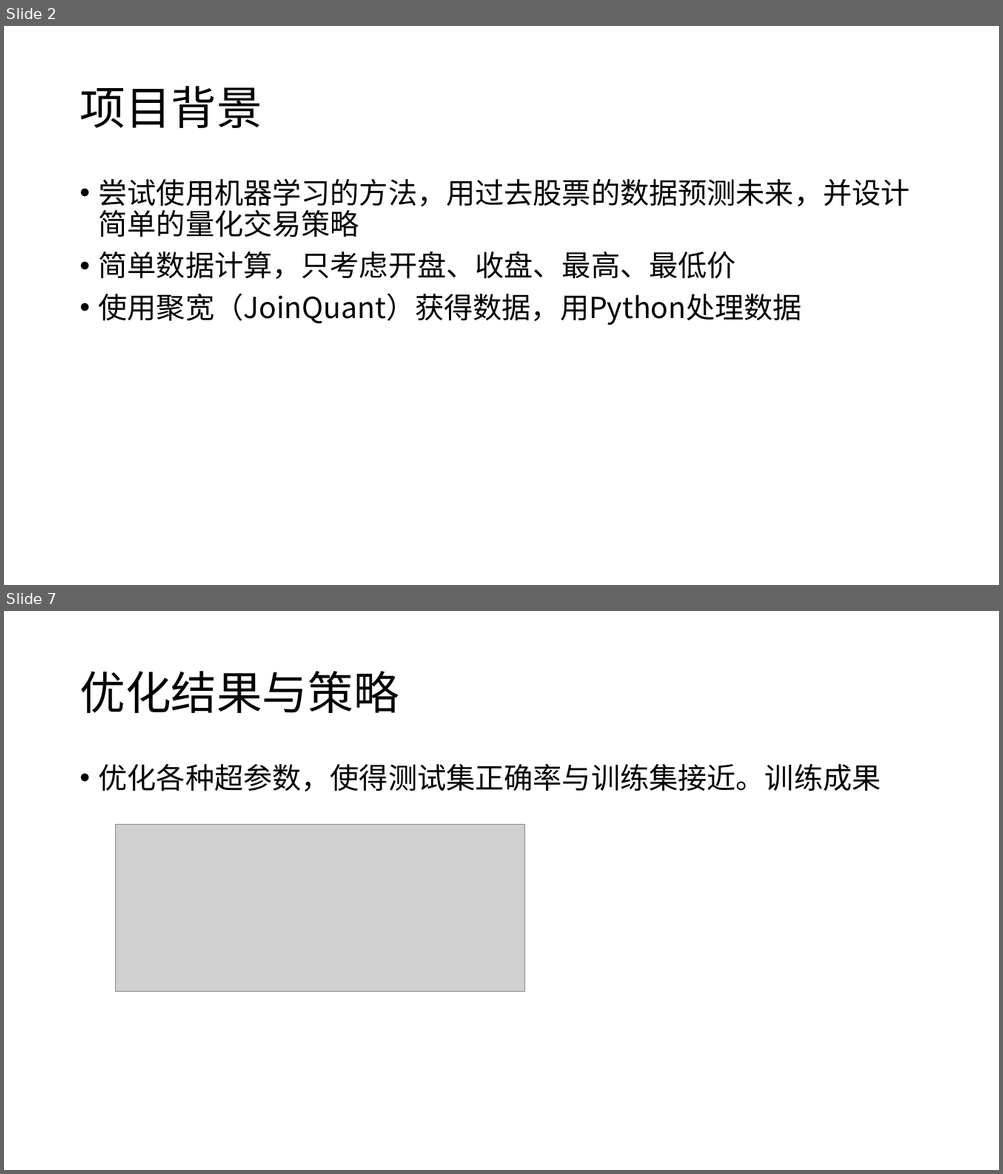
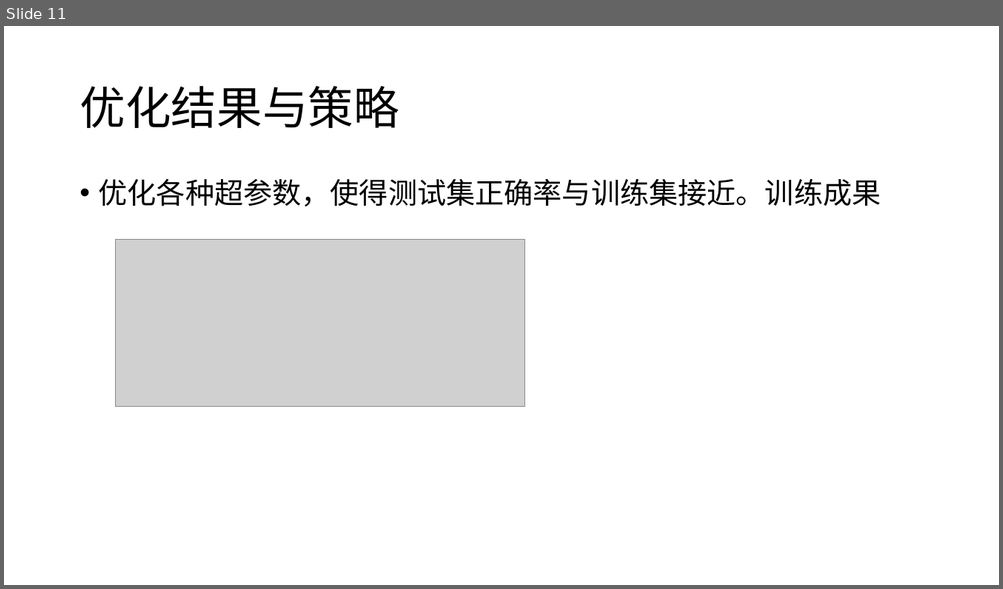
Before and after one commit to Jzzzi/Courses, a slide deck: introToAi/FinalPre/人工智能导论 股票预测.pptx. Shown one above the other, each under a label of ours: slides 2 and 7 before the commit, slide 11 after it; the slides between them are not shown. The pictures are 1003x1174 and 1003x589 pixels, drawn with LibreOffice and Linux fonts; fonts in the diff are those of the drawing; grey boxes stand for pictures. Boxes give left, top, right and bottom in pixels: in the first picture for what was removed or moved away, otherwise in the second. Text is boxed around its words. In the diff, an @@ line names an element or a change of style, - is before the commit and + after.

```diff
--- a/introToAi/FinalPre/人工智能导论 股票预测.pptx
+++ b/introToAi/FinalPre/人工智能导论 股票预测.pptx
@@ slide 2 removed at (4,26,999,585), background #FFFFFF @@
@@ title removed at (79,86,262,128) @@
-项目背景
@@ text removed at (99,179,910,325) @@
-• 尝试使用机器学习的方法，用过去股票的数据预测未来，并设计简单的量化交易策略
-• 简单数据计算，只考虑开盘、收盘、最高、最低价
-• 使用聚宽（JoinQuant）获得数据，用Python处理数据
@@ what was slide 7 is now slide 11 @@
```
Also in this commit, not shown: 5 slides changed, 5 slides added, 1 other file.
